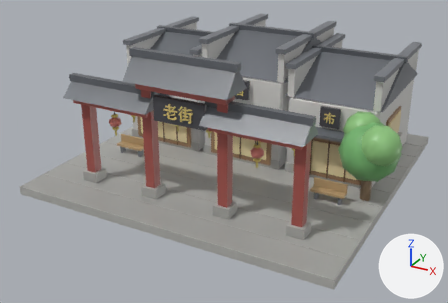
One commit to the glTF model county-tycoon/assets/resources/models3d/old-street.glb: the scene before it, then after it.
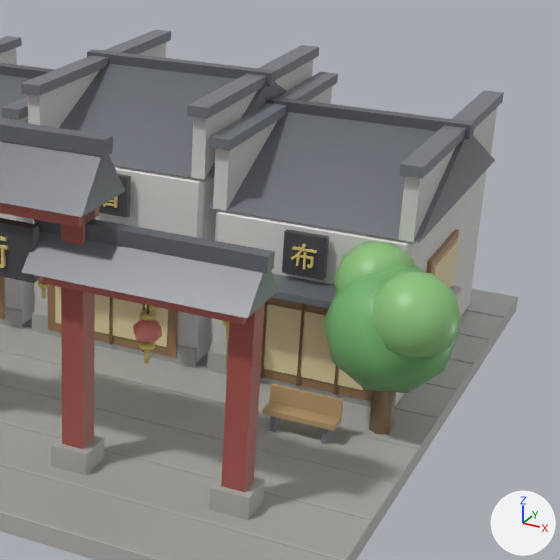
Each version is shown whole from a camera (50 mm lens) standing at (2.71, -2.35, 1.76) and looking at (0.96, 0.82, 0.17), then close up on the part from 42% to 100% of the width and 0% to 85% of the height. The axes (+X, +Y, +Z) are drawn at lower right. The lights are the same throughout. The last two pictures show the newer version. Vertices at exactly the same position are counted once.

Before the edit, the objects in view are built like this:
```python
me_立方体 = bpy.data.meshes.new('立方体')
me_立方体.from_pydata(...)  # 2506 vertices, 4412 faces; spans x -1.0..1.06, y -1.0..1.0, z -0.03..0.89
# faces by material slot: [2016, 2396]
me_立方体.materials.append(mat_lit)
me_立方体.materials.append(mat_emit)
ob_old_street = bpy.data.objects.new('old-street', me_立方体)
ob_old_street.location = (1.0, 1.0, 0.025)
```
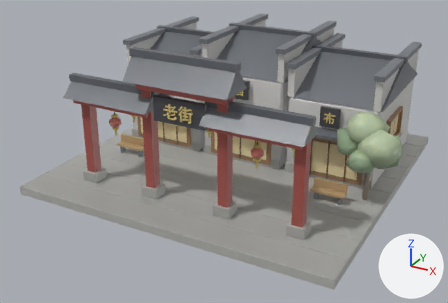
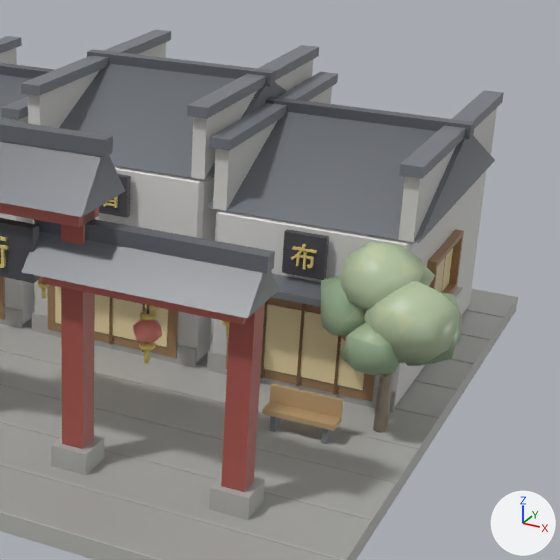
Where the newer file only moved an object's origin or applied its transform, the numbers keep the older frame.

Location of each change, [x1, y1, x2, y2] in pixels of the close-ups (560 x 560 px; the box of a moved part takes in the faces that stretch with it):
part 1 of me_立方体, added
    after: [373, 373, 392, 433]
part 2 of me_立方体, rebuilt
    before: [432, 238, 459, 288]
    after: [427, 229, 464, 294]
part 3 of me_立方体, moved or reshaped
    before: [103, 197, 462, 434]
    after: [103, 197, 463, 377]

What changed in the scene script:
```text
Add mat_housing:
    mat_housing = bpy.data.materials.new('housing')
    # nodes: BsdfPrincipled, Mix, OutputMaterial, VertexColor
    # colours: white #e7e7e7, mixed with the vertex colours
Change me_立方体:
    used by ob_old_street; location = (1.0, 1.0, 0.025)
    remove me_立方体.from_pydata(...)  # 2506 vertices, 4412 faces; spans x -1.0..1.06, y -1.0..1.0, z -0.03..0.89
    add me_立方体.from_pydata(...)  # 2660 vertices, 4660 faces; spans x -1.0..1.06, y -1.0..1.0, z -0.03..0.89
    me_立方体 part 1: a new loose piece, a 6-sided cut cone along z (radius 0.021 at the low end, 0.014 at the high end) spanning x 0.862..0.898, y -0.161..-0.119, z -0.025..0.293, in mat_lit
    me_立方体 part 2: the loose piece of 8 vertices spanning x 0.88..0.9, y 0.2..0.46, z 0.25..0.38 is rebuilt with 16 vertices and now spans x 0.88..0.91, y 0.18..0.48, z 0.22..0.41
    me_立方体 part 3: 127 vertices moved from x -0.62..1.06, y -0.32..-0.05, z 0.28..0.55 to x -0.62..1.06, y -0.31..-0.05, z 0.28..0.55; 149 vertices removed from x -0.92..1.05, y -0.31..0.49, z -0.02..0.54; 259 vertices added at x -0.92..1.05, y -0.31..0.49, z 0.18..0.55
    other edits to the shape of me_立方体 do not show in these pictures
    add me_立方体.materials.append(mat_housing)
```
